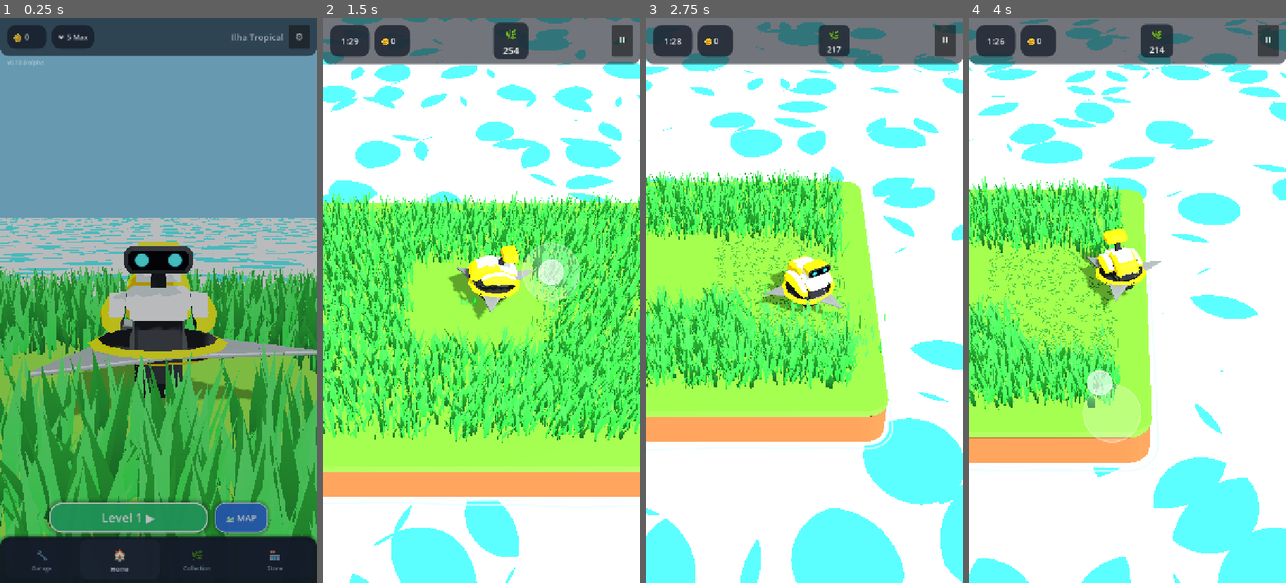
Above: before the commit, frames 1-4 (left to right).
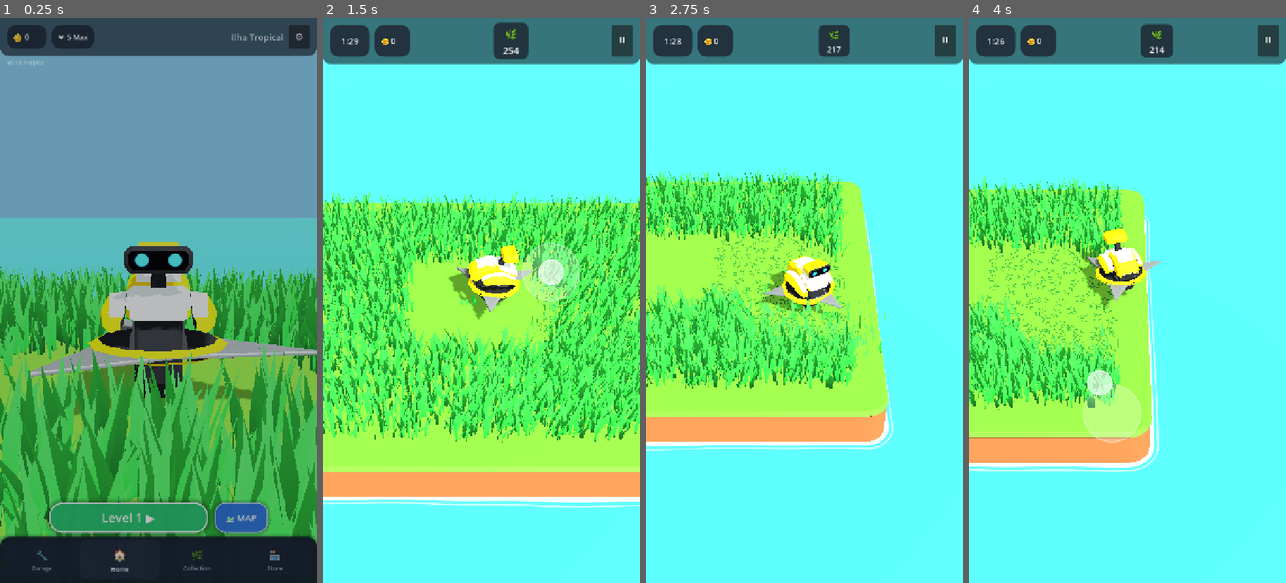
Above: after the commit, the same moments.

Repository: rogerbif/grass-cut-bot
Game: Godot game, scene res://scenes/menu/main_menu.tscn
Two runs of this game, one before a commit and one after it. Both use one fixed random seed, a clock stepped at 60 frames per second and the inputs below.
Inputs (mouse positions are in pixels of both pictures, inside the frame that each line leads up to):
- Up to frame 1 (0.25 s): no input
- Up to frame 2 (1.5 s): click "Level 1 ▶" at 0.5 s; tap Enter at 1.25 s; move the mouse to (551, 272) at 1.27 s; hold Right (ui_right) from 1.28 s (still down); hold Alt from 1.28 s (still down); click (551, 272) at 1.42 s
- Up to frame 3 (2.75 s): release Right (ui_right) at 2 s; release Alt at 2 s; drag from (741, 328) to (788, 413) at 2.02 s
- Up to frame 4 (4 s): move the mouse to (1159, 176) at 2.77 s; hold Right (ui_right) 2.78-3.5 s; tap Z at 2.85 s; drag from (1111, 413) to (1032, 215) at 3.52 s

The runs differ from the first frame. In frame 1, 6.9% of the frame differs, in the area x 0-100%, y 7-51%; in frame 2, 35%; in frame 3, 47%; in frame 4, 55%, in the area x 0-100%, y 0-100%.

Commit message:
revert: restauracao da agua tropical limpa fosca e preservacao do oceano infinito [v0.10.1-alpha]

Diff:
--- a/project.godot
+++ b/project.godot
@@ -11,7 +11,7 @@
 [application]
 
 config/name="Grass Cut Bot"
-config/version="0.10.0-alpha"
+config/version="0.10.1-alpha"
 run/main_scene="res://scenes/menu/main_menu.tscn"
 config/features=PackedStringArray("4.7", "Mobile")
 boot_splash/image="uid://3pegaomvcdut"
--- a/scenes/level/water_ocean.tscn
+++ b/scenes/level/water_ocean.tscn
@@ -1,9 +1,11 @@
 [gd_scene load_steps=5 format=3 uid="uid://water_ocean_01"]
 
-[ext_resource type="Material" uid="uid://wind_waker_water_mat_01" path="res://shaders/wind_waker_water_material.tres" id="1_water_mat"]
+[sub_resource type="StandardMaterial3D" id="StandardMaterial3D_ocean"]
+roughness = 0.88
+albedo_color = Color(0.18, 0.65, 0.78, 1)
 
 [sub_resource type="PlaneMesh" id="PlaneMesh_ocean"]
-material = ExtResource("1_water_mat")
+material = SubResource("StandardMaterial3D_ocean")
 size = Vector2(120, 120)
 
 [sub_resource type="StandardMaterial3D" id="StandardMaterial3D_deep"]
--- a/scenes/menu/main_menu.tscn
+++ b/scenes/menu/main_menu.tscn
@@ -9,7 +9,6 @@
 [ext_resource type="PackedScene" uid="uid://tab_store_scene_01" path="res://scenes/menu/tabs/tab_store.tscn" id="7_tab_store"]
 [ext_resource type="PackedScene" uid="uid://bottom_nav_bar_scene_01" path="res://scenes/menu/bottom_nav_bar.tscn" id="8_nav_bar"]
 [ext_resource type="PackedScene" uid="uid://settings_modal_scene_01" path="res://scenes/ui/settings_modal.tscn" id="9_settings_modal"]
-[ext_resource type="Material" uid="uid://wind_waker_water_mat_01" path="res://shaders/wind_waker_water_material.tres" id="10_water_mat"]
 
 [sub_resource type="Environment" id="Environment_menu"]
 background_mode = 1
@@ -19,8 +18,12 @@
 ambient_light_energy = 0.9
 tonemap_mode = 2
 
+[sub_resource type="StandardMaterial3D" id="StandardMaterial3D_ocean"]
+roughness = 0.88
+albedo_color = Color(0.18, 0.65, 0.82, 1)
+
 [sub_resource type="PlaneMesh" id="PlaneMesh_ocean"]
-material = ExtResource("10_water_mat")
+material = SubResource("StandardMaterial3D_ocean")
 size = Vector2(320, 320)
 
 [sub_resource type="StyleBoxFlat" id="StyleBoxFlat_top"]
--- a/scripts/core/game_version.gd
+++ b/scripts/core/game_version.gd
@@ -7,7 +7,7 @@
 
 const MAJOR: int = 0
 const MINOR: int = 10
-const PATCH: int = 0
+const PATCH: int = 1
 const STAGE: String = "ALPHA" # "PRE-ALPHA", "ALPHA", "BETA", "RC", "RELEASE"
 const BUILD_TYPE: String = "dev" # "dev", "nightly", "public"
 
--- a/shaders/wind_waker_water.gdshader
+++ /dev/null
@@ -1,92 +0,0 @@
-// Wind Waker Toon Water Shader (No textures needed)
-// Estilo The Legend of Zelda: The Wind Waker adaptado para Grass Cut Bot
-shader_type spatial;
-render_mode cull_back, diffuse_toon, specular_disabled;
-
-uniform vec4 water_color : source_color = vec4(0.18, 0.65, 0.82, 1.0);
-uniform vec4 deep_color : source_color = vec4(0.12, 0.48, 0.68, 1.0);
-uniform vec4 foam_color : source_color = vec4(0.85, 0.98, 1.0, 1.0);
-
-uniform float uv_scale : hint_range(0.01, 1.0) = 0.12;
-uniform float wave_speed : hint_range(0.0, 5.0) = 0.8;
-uniform float distortion_speed : hint_range(0.0, 5.0) = 0.5;
-uniform float distortion_strength : hint_range(0.0, 1.0) = 0.08;
-uniform float foam_threshold : hint_range(0.0, 1.0) = 0.62;
-uniform float roughness : hint_range(0.0, 1.0) = 0.90;
-
-varying vec3 v_world_pos;
-
-float random(vec2 uv) {
-	return fract(sin(dot(uv, vec2(12.9898, 78.233))) * 43758.5453123);
-}
-
-float noise(vec2 uv) {
-	vec2 uv_index = floor(uv);
-	vec2 uv_fract = fract(uv);
-
-	float a = random(uv_index);
-	float b = random(uv_index + vec2(1.0, 0.0));
-	float c = random(uv_index + vec2(0.0, 1.0));
-	float d = random(uv_index + vec2(1.0, 1.0));
-
-	vec2 blur = smoothstep(0.0, 1.0, uv_fract);
-
-	return mix(a, b, blur.x) + (c - a) * blur.y * (1.0 - blur.x) + (d - b) * blur.x * blur.y;
-}
-
-float fbm(vec2 uv) {
-	float value = 0.0;
-	float amplitude = 0.5;
-	float frequency = 2.0;
-	for (int i = 0; i < 3; i++) {
-		value += amplitude * noise(uv * frequency);
-		amplitude *= 0.5;
-		frequency *= 2.0;
-	}
-	return value;
-}
-
-float circ(vec2 pos, vec2 c, float s) {
-	c = abs(pos - c);
-	c = min(c, 1.0 - c);
-	return smoothstep(0.0, 0.002, sqrt(s) - sqrt(dot(c, c))) * -1.0;
-}
-
-float waterlayer(vec2 uv) {
-	uv = mod(uv, 1.0);
-	float ret = 1.0;
-	ret += circ(uv, vec2(0.37378, 0.277169), 0.0268181);
-	ret += circ(uv, vec2(0.0317477, 0.548483), 0.0118816);
-	ret += circ(uv, vec2(0.817454, 0.73059), 0.0201502);
-	ret += circ(uv, vec2(0.187425, 0.0772719), 0.0132338);
-	ret += circ(uv, vec2(0.485121, 0.771966), 0.0163351);
-	ret += circ(uv, vec2(0.793834, 0.210344), 0.0152417);
-	ret += circ(uv, vec2(0.150654, 0.772583), 0.019794);
-	ret += circ(uv, vec2(0.667239, 0.518602), 0.016333);
-	ret += circ(uv, vec2(0.449767, 0.0768705), 0.0125868);
-	return ret;
-}
-
-void vertex() {
-	v_world_pos = (MODEL_MATRIX * vec4(VERTEX, 1.0)).xyz;
-}
-
-void fragment() {
-	vec2 uv = v_world_pos.xz * uv_scale;
-	float t = TIME * wave_speed;
-
-	vec2 distort = vec2(fbm(uv + t * 0.08), fbm(uv - t * 0.08));
-	vec2 distorted_uv = uv + distort * distortion_strength * distortion_speed;
-
-	float layer1 = waterlayer(distorted_uv + t * 0.04);
-	float layer2 = waterlayer(distorted_uv * 1.4 - t * 0.06);
-
-	float pattern = clamp(layer1 + layer2, 0.0, 1.0);
-
-	vec4 col = mix(water_color, deep_color, pattern);
-	float foam = step(foam_threshold, pattern);
-	col = mix(col, foam_color, foam);
-
-	ALBEDO = col.rgb;
-	ROUGHNESS = roughness;
-}
--- a/shaders/wind_waker_water_material.tres
+++ /dev/null
@@ -1,16 +0,0 @@
-[gd_resource type="ShaderMaterial" load_steps=2 format=3 uid="uid://wind_waker_water_mat_01"]
-
-[ext_resource type="Shader" path="res://shaders/wind_waker_water.gdshader" id="1_shader"]
-
-[resource]
-render_priority = 0
-shader = ExtResource("1_shader")
-shader_parameter/water_color = Color(0.18, 0.65, 0.82, 1)
-shader_parameter/deep_color = Color(0.12, 0.48, 0.68, 1)
-shader_parameter/foam_color = Color(0.85, 0.98, 1, 1)
-shader_parameter/uv_scale = 0.12
-shader_parameter/wave_speed = 0.8
-shader_parameter/distortion_speed = 0.5
-shader_parameter/distortion_strength = 0.08
-shader_parameter/foam_threshold = 0.62
-shader_parameter/roughness = 0.9
Not shown, changed: export_presets.cfg
Not shown, changed: docs/01_visao_geral_e_gdd/DIRECAO_DE_ARTE_E_VISUAL.md
Not shown, added: docs/historico_melhorias/064_restauracao_mar_tropical_limpo_e_oceano_infinito.md
Not shown, changed: docs/historico_melhorias/INDICE_MELHORIAS.md
